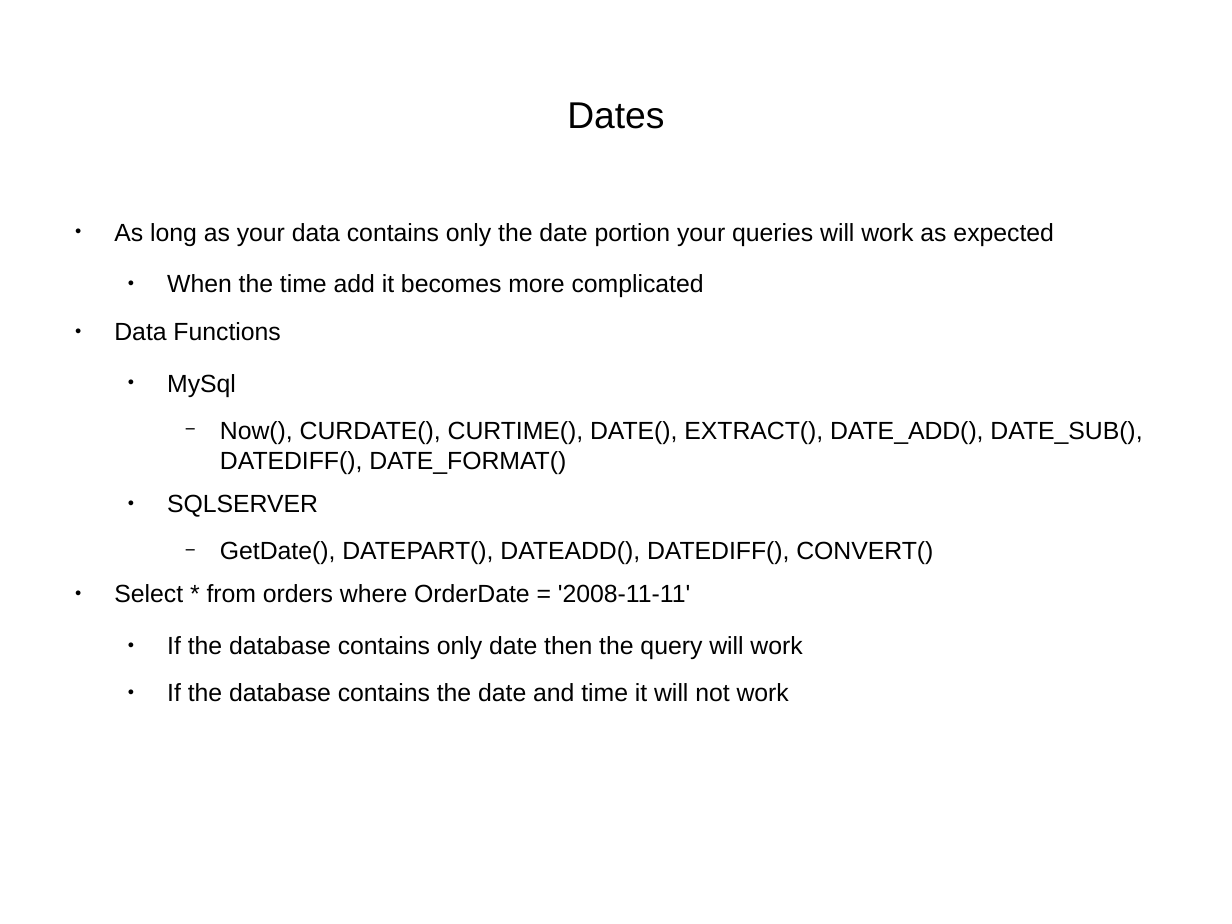
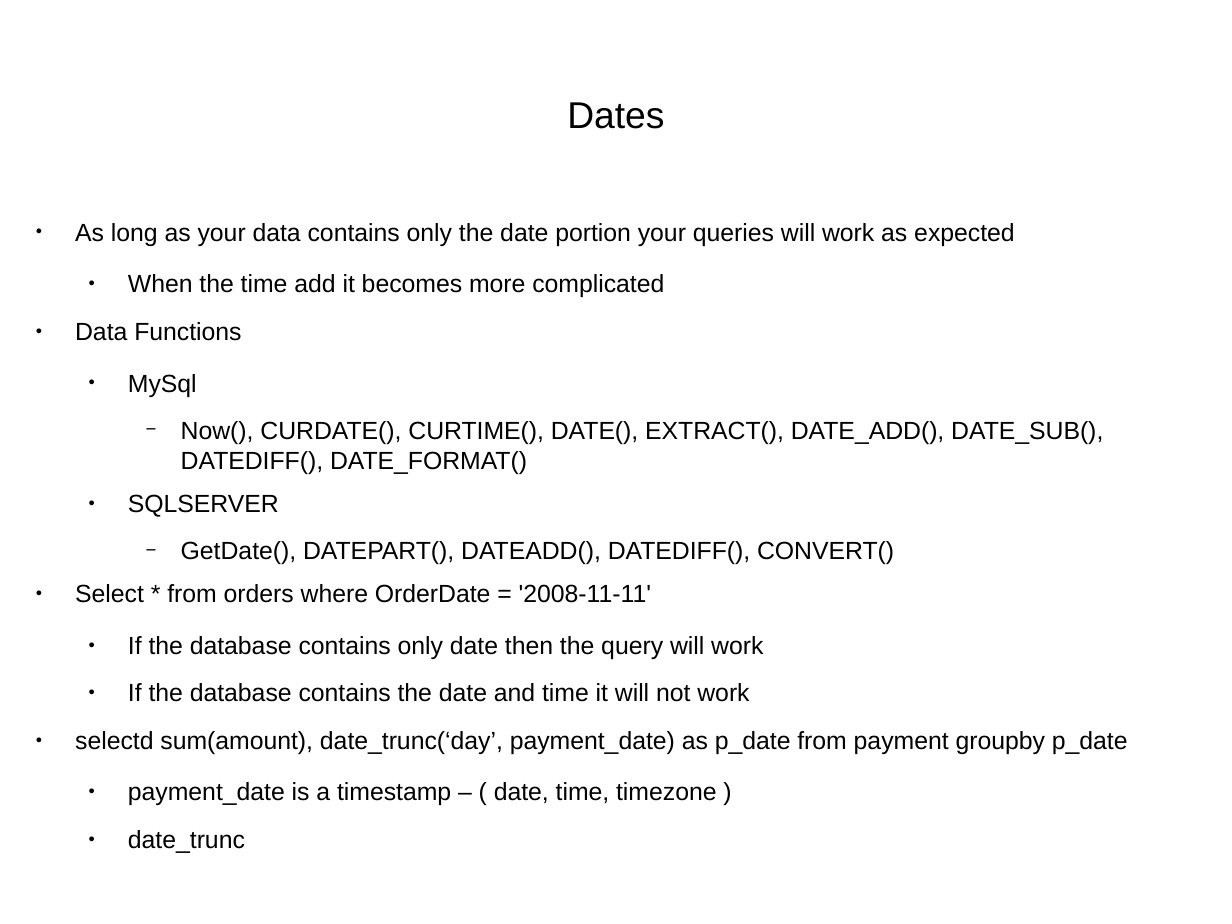
Before and after one commit to CharlesStockman/notesFromCourses, a slide deck: slide 20 of sql/sql.odp (slide 14 before the commit). Drawn at 1232x924 pixels with LibreOffice and Linux fonts; fonts in the diff are those of the drawing. Boxes give left, top, right and bottom in pixels: in the first picture for what was removed or moved away, otherwise in the second. Text is boxed around its words. In the diff, an @@ line names an element or a change of style, - is before the commit and + after.

```diff
--- a/sql/sql.odp
+++ b/sql/sql.odp
@@ text "As long as your data ...": place and size @@
-text "As long as your data ..." at (114, 223, 1142, 702)
+text "As long as your data ..." at (75, 223, 1128, 853)
@@ text at (75, 731, 1128, 853): paragraphs added @@
+● selectd sum(amount), date_trunc(‘day’, payment_date) as p_date from payment groupby p_date
+  ● payment_date is a timestamp – ( date, time, timezone )
+  ● date_trunc
```
Also in this commit, not shown: 7 other slides changed, 13 slides added, 5 slides removed, 19 other files.
